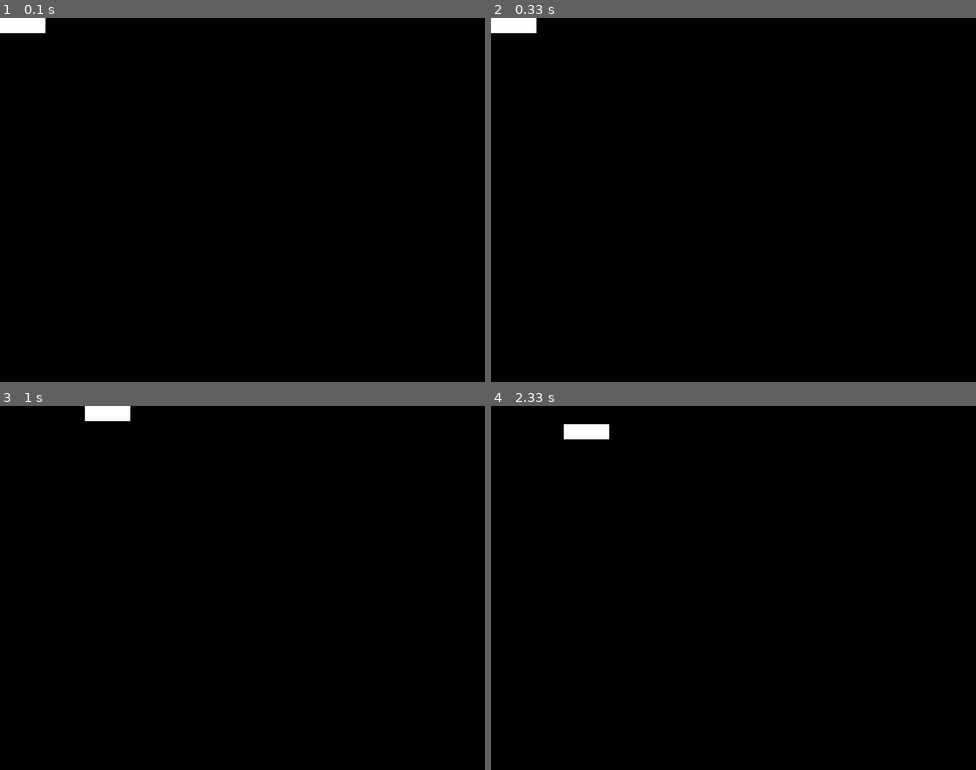
Above: before the commit, frames 1-4 (two rows, left to right).
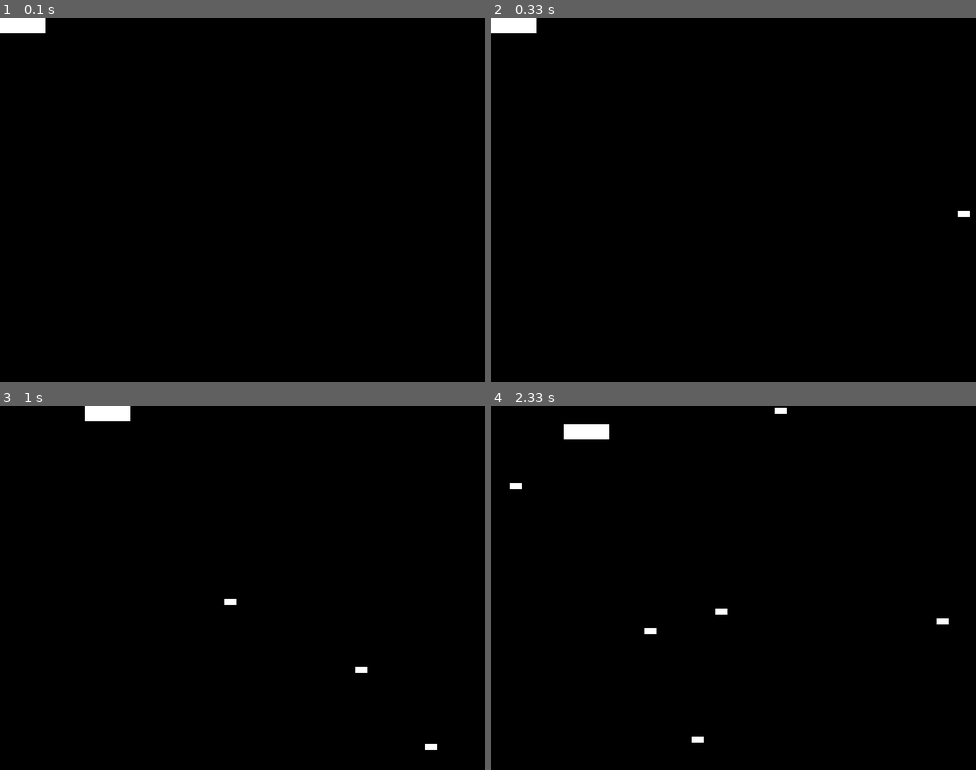
Above: after the commit, the same moments.

Repository: AkashR04/pygame_test
Game: pygame game, started from Sprites.py
Two runs of this game, one before a commit and one after it. Both use one fixed random seed, a clock stepped at 60 frames per second and the inputs below.
Inputs:
- Up to frame 1 (0.1 s): no input
- Up to frame 2 (0.33 s): no input
- Up to frame 3 (1 s): hold Right 0.33-0.8 s
- Up to frame 4 (2.33 s): hold Right 1.17-1.63 s; hold Left 1.67-2.2 s; hold Down from 2.23 s (still down)

Frame 1 is identical in both runs. In frame 2, less than 0.1% of the frame differs, in the area x 96-99%, y 53-55%; in frame 3, 0.1%; in frame 4, 0.2%, in the area x 3-95%, y 0-93%.

Commit message:
Added an custom event to add enemies every 250 ms

Diff:
--- a/Sprites.py
+++ b/Sprites.py
@@ -70,28 +70,34 @@
 		super(Enemies,self).__init__()
 		self.surf = pygame.Surface((20,10))
 		self.surf.fill((255,255,255))
-		self.rect = self.surf.get_rect()
+		self.rect = self.surf.get_rect(
+			#Setting up a tuple for position of enemies in Screen
+			center = (
+				#Random number between width + 20 and Width + 100 is taken
+				random.randint(SCREEN_WIDTH + 20,SCREEN_WIDTH + 100),
+				#Random position at any height of screen
+				random.randint(0,SCREEN_HEIGHT)
+			)
+			)
 
-		#Setting up a tuple for position of enemies in Screen
-		center = (
-			#Random number between width + 20 and Width + 100 is taken
-			random.randint(SCREEN_WIDTH + 20,SCREEN_WIDTH + 100),
-			#Random position at any height of screen
-			random.randint(0,SCREEN_HEIGHT)
-		)
+
 
 		#Setting up speed of enemy between 5 to 20
 		self.speed = random.randint(5,20)
 
 	#moving sprite acc to speed
 	def update(self):
-		self.rect.move_ip(self.speed,0)
+		self.rect.move_ip(-self.speed,0)
 		if self.rect.right < 0:
 			self.kill()
 
 
 #Setting object for display
 screen = pygame.display.set_mode((SCREEN_WIDTH, SCREEN_HEIGHT))
+
+#Custom event for adding an enemy
+ADDENEMY = pygame.USEREVENT + 1
+pygame.time.set_timer(ADDENEMY,250)
 
 #Initialize pygame
 pygame.init()
@@ -108,6 +114,11 @@
 			#is the key ESC
 			if event.key == K_ESCAPE:
 				run = False
+		#Handling ADDENEMy event
+		elif event.type == ADDENEMY:
+			new_enemy = Enemies()
+			enemies.add(new_enemy)
+			all_sprites.add(new_enemy)
 		#is the event type window closure
 		elif event.type == QUIT:
 			run = False
@@ -118,6 +129,8 @@
 	#Calling player movement for pressed keys
 	player.update(pressed_keys)
 
+	#Calling defined enemy movement
+	enemies.update()
 
 	#Fill screen with black
 	screen.fill((0,0,0))
